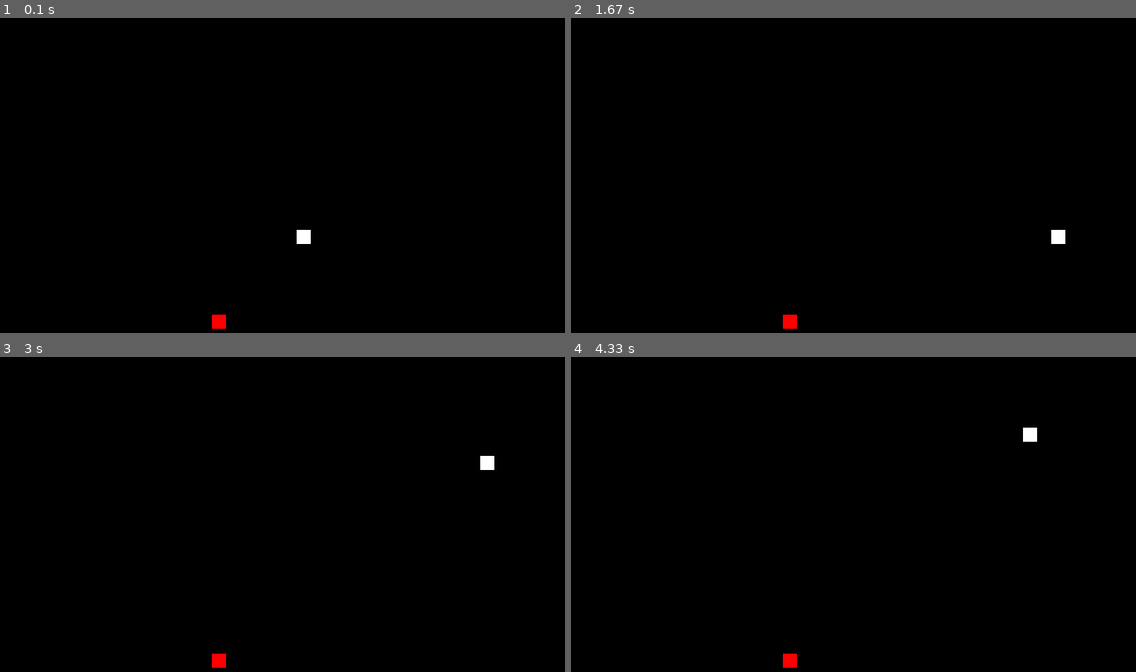
Above: before the commit, frames 1-4 (two rows, left to right).
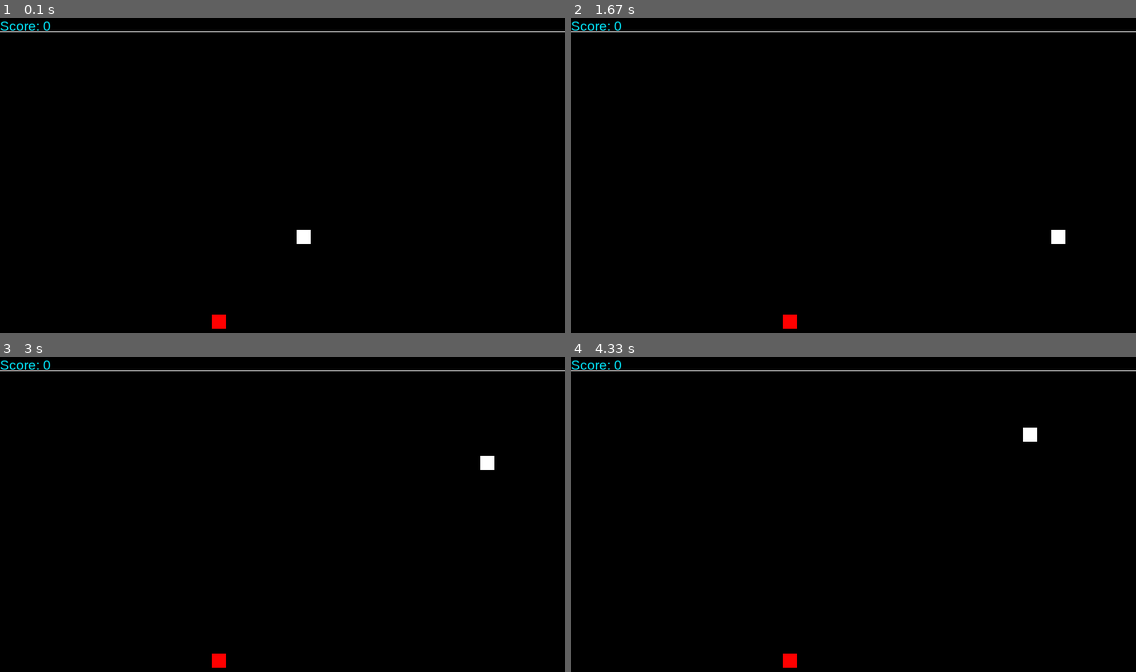
Above: after the commit, the same moments.

Repository: theyeeman/snake-pygame
Game: pygame game, started from main.py
Two runs of this game, one before a commit and one after it. Both use one fixed random seed, a clock stepped at 60 frames per second and the inputs below.
Inputs:
- Up to frame 1 (0.1 s): no input
- Up to frame 2 (1.67 s): tap S at 0.33 s; hold Right 0.67-1.13 s; hold Up 1.17-1.47 s; hold Right from 1.5 s (still down)
- Up to frame 3 (3 s): release Right at 1.97 s; hold Up 2-2.53 s; tap A at 2.57 s; hold Down from 2.9 s (still down)
- Up to frame 4 (4.33 s): release Down at 3.2 s; hold Left 3.23-3.63 s; hold Up 3.67-4.03 s; hold Right from 4.07 s (still down)

The runs differ from the first frame. In frame 1, 0.3% of the frame differs, in the area x 0-100%, y 1-5%; in frame 2, 0.3%; in frame 3, 0.3%; in frame 4, 0.3%.

Commit message:
Add score counter and text rendering

Diff:
--- a/Engine/engine.py
+++ b/Engine/engine.py
@@ -13,8 +13,7 @@
 )
 from Engine.snake import Snake, Position
 from Engine.direction import Direction
-from Engine.screen import Screen
-from Engine.screen import SNAKE_COLOR, FOOD_COLOR
+from Engine.screen import Screen, SNAKE_COLOR, FOOD_COLOR, BACKGROUND_COLOR, TEXT_COLOR
 
 
 class Engine():
@@ -88,8 +87,10 @@
             self.snake.remove_tail()
             self.screen.reset_pixel_in_buffer(tail)
         else:
+            self.snake.score += 1
             self.snake.food = self.snake.create_food()
             self.screen.set_pixel_in_buffer(self.snake.food, FOOD_COLOR)
+            self.screen.score_to_buffer(self.snake.score)
 
         self.screen.update()
 
--- a/Engine/screen.py
+++ b/Engine/screen.py
@@ -1,8 +1,10 @@
-from pygame import Color, display, draw
+from pygame import Color, display, draw, font
 
 BACKGROUND_COLOR = Color(0, 0, 0, 255)
 SNAKE_COLOR = Color(255, 255, 255, 255)
+INFO_BAR_LINE_COLOR = Color(255, 255, 255, 255)
 FOOD_COLOR = Color(255, 0, 0, 255)
+TEXT_COLOR = Color(3, 232, 252, 255)
 
 
 class Screen:
@@ -15,10 +17,12 @@
 
     def init_display(self):
         display.init()
+        font.init()
         self.surface = display.set_mode([self.width, self.height])
         display.set_caption('Barebones Snake')
-        self.clear_screen()
-        self.update()
+        self.draw_info_bar_line()
+        # self.clear_screen()
+        # self.update()
 
     def get_width(self):
         return self.width // self.scale
@@ -38,6 +42,9 @@
 
         draw.rect(self.surface, colour, (x_pos, y_pos, self.scale, self.scale))
 
+    def draw_info_bar_line(self):
+        draw.line(self.surface, INFO_BAR_LINE_COLOR, (0, self.scale-1), (self.width, self.scale-1), 1)
+
     def set_pixel_in_buffer(self, obj, color):
         self._draw_pixel(obj.x, obj.y, color)
 
@@ -51,5 +58,18 @@
             self.set_pixel_in_buffer(piece, SNAKE_COLOR)
 
         self.set_pixel_in_buffer(snake.food, FOOD_COLOR)
+        self.score_to_buffer(0)
 
         self.update()
+
+    def clear_info_bar(self):
+        draw.rect(self.surface, BACKGROUND_COLOR, (0, 0, self.width, self.scale))
+        self.draw_info_bar_line()
+
+    def score_to_buffer(self, score):
+        self.clear_info_bar()
+        self.text_to_buffer("Score: " + str(score), 0, 0, TEXT_COLOR)
+
+    def text_to_buffer(self, text, x, y, color):
+        rendered_text = font.SysFont('arial', self.scale - 1).render(str(text), True, color)
+        self.surface.blit(rendered_text, (x, y))
--- a/Engine/snake.py
+++ b/Engine/snake.py
@@ -25,6 +25,7 @@
         self.body_set = set()
         self.empty_set = set()
         self.is_dead = False
+        self.score = 0
 
         self.create_class_properties()
 
@@ -41,7 +42,7 @@
         s = set()
 
         for i in range(self.screen_width):
-            for j in range(self.screen_height):
+            for j in range(1, self.screen_height):  # Top row reserved for info bar
                 s.add(Position(i, j))
 
         return s
@@ -85,7 +86,7 @@
         if head.x >= self.screen_width or head.x < 0:
             return True
 
-        if head.y >= self.screen_height or head.y < 0:
+        if head.y >= self.screen_height or head.y < 1: # Top row reserved for info bar
             return True
 
         return False
